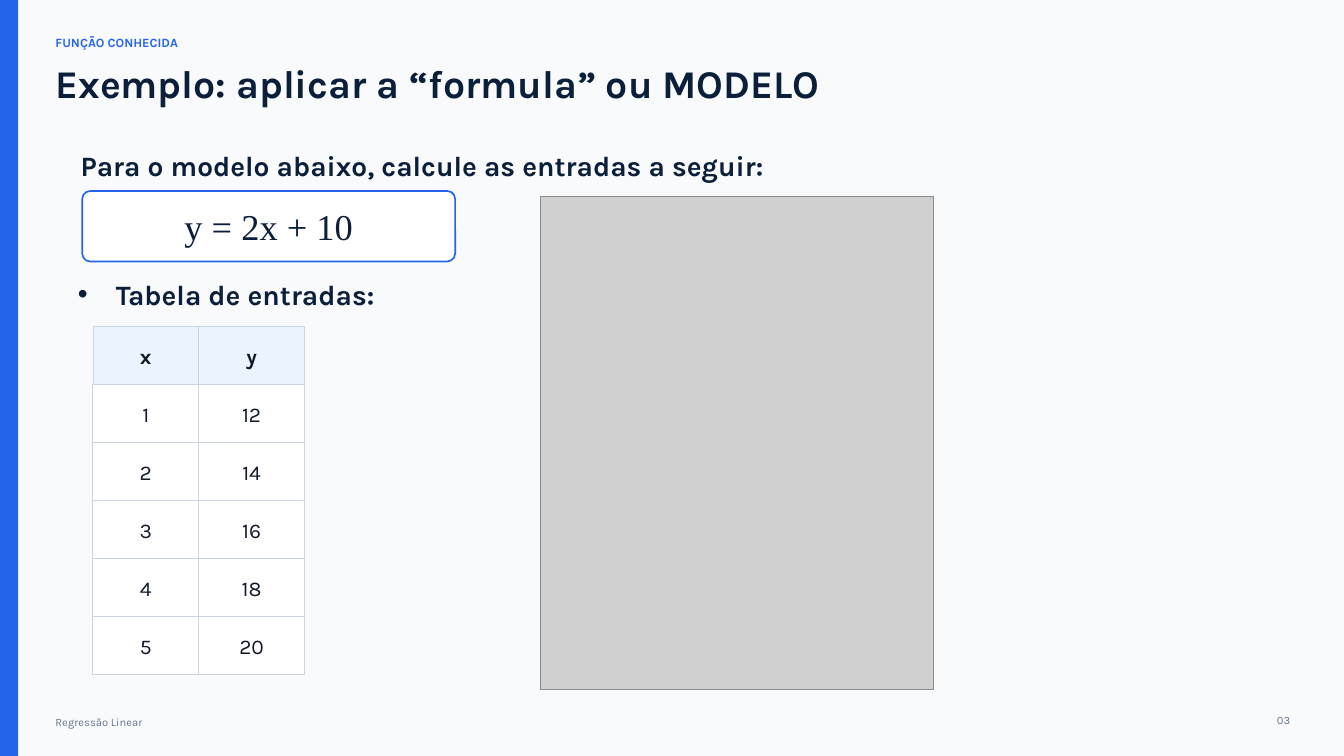
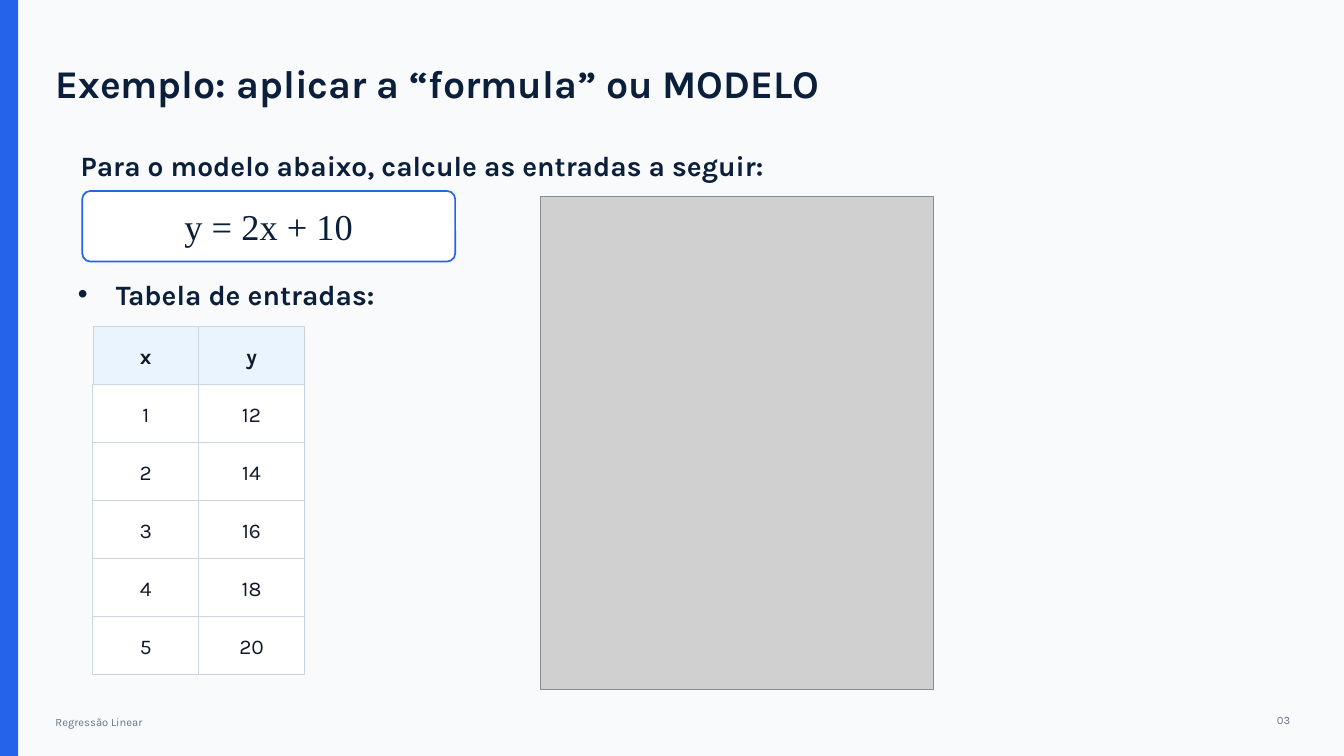
Before and after one commit to bruno-antonio-marques/2026-2-gestao-e-analise-de-dados-exercicios, a slide deck: slide 5 of 03-2026-08-25-coleta_de_dados_e_regressao_linear/aula_regressao_linear.pptx. Drawn at 1344x756 pixels with LibreOffice and Linux fonts; fonts in the diff are those of the drawing; grey boxes stand for pictures. Boxes give left, top, right and bottom in pixels: in the first picture for what was removed or moved away, otherwise in the second. Text is boxed around its words. In the diff, an @@ line names an element or a change of style, - is before the commit and + after.

```diff
--- a/03-2026-08-25-coleta_de_dados_e_regressao_linear/aula_regressao_linear.pptx
+++ b/03-2026-08-25-coleta_de_dados_e_regressao_linear/aula_regressao_linear.pptx
@@ text removed at (55, 36, 178, 50) @@
-FUNÇÃO CONHECIDA
```
Also in this commit, not shown: 22 other slides changed, 2 slides added, 1 slide removed.
